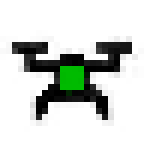
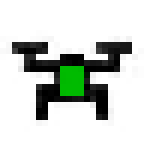
Comparing the layer stacks of the two 144px x 144px images. Changes:
painted on "Pasted Layer" over (24, 36, 138, 126)
